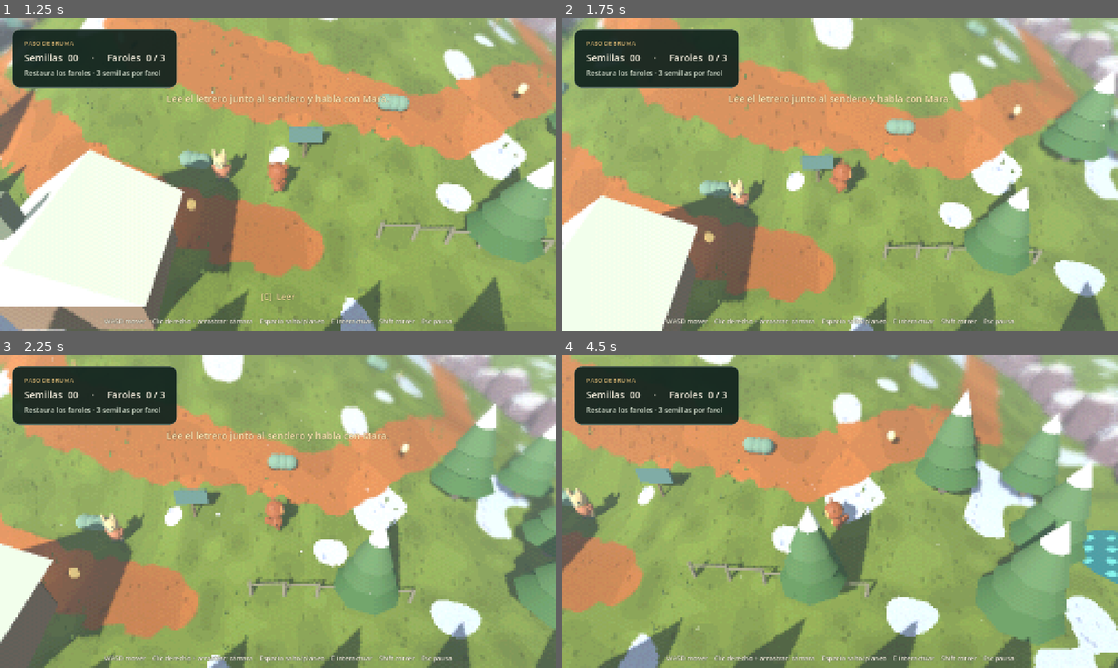
Above: before the commit, frames 1-4 (two rows, left to right).
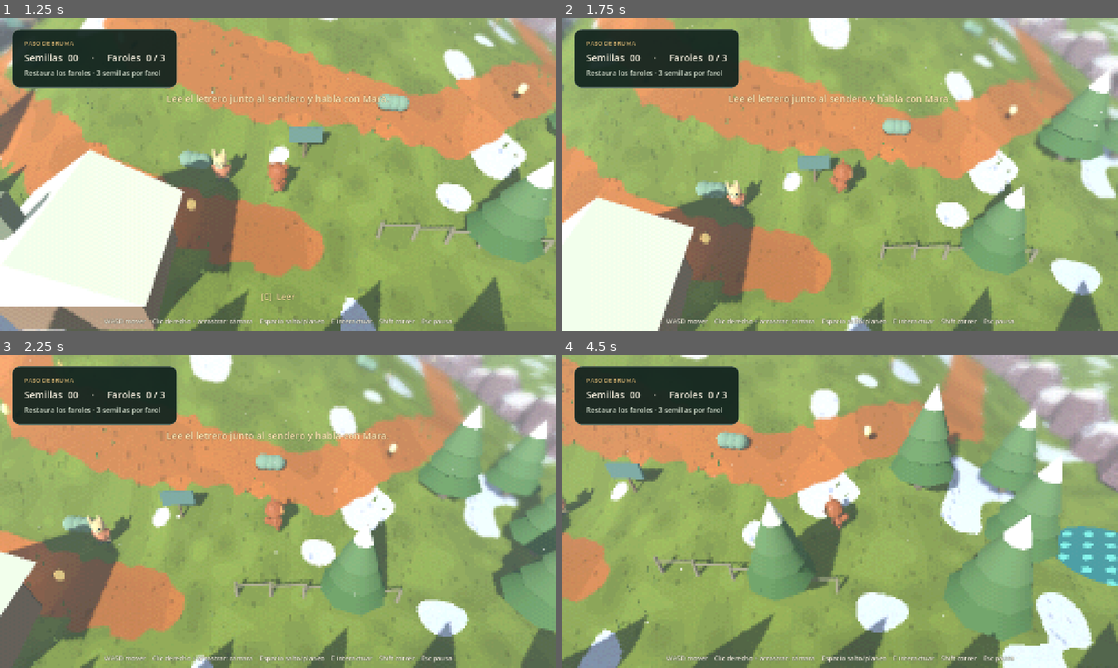
Above: after the commit, the same moments.

Repository: igonzarec/nuez
Game: Godot game, scene res://main.tscn
Two runs of this game, one before a commit and one after it. Both use one fixed random seed, a clock stepped at 60 frames per second and the inputs below.
Inputs (mouse positions are in pixels of both pictures, inside the frame that each line leads up to):
- Up to frame 1 (1.25 s): click "Nueva expedición" at 0.5 s
- Up to frame 2 (1.75 s): tap Enter (ui_accept) at 1.25 s; move the mouse to (962, 158) at 1.27 s; hold D (move_right) from 1.28 s (still down); hold Shift (sprint) from 1.28 s (still down); click (962, 158) at 1.42 s; tap Space (jump) at 1.52 s
- Up to frame 3 (2.25 s): release D (move_right) at 2 s; release Shift (sprint) at 2 s; drag from (166, 527) to (250, 574) at 2.02 s
- Up to frame 4 (4.5 s): move the mouse to (895, 442) at 2.77 s; hold D (move_right) 2.78-3.5 s; hold Shift (sprint) 2.78-3.5 s; drag from (812, 574) to (673, 464) at 3.52 s; move the mouse to (1006, 558) at 4.27 s; hold A (move_left) from 4.28 s (still down); hold E (interact) from 4.28 s (still down)

Frame 1 is identical in both runs. In frame 2, 9.6% of the frame differs, in the area x 0-100%, y 0-100%; in frame 3, 25%; in frame 4, 44%.

Commit message:
Save squirrel assets and project updates

Diff:
--- a/project/scenes/player.tscn
+++ b/project/scenes/player.tscn
@@ -5,6 +5,7 @@
 
 [node name="SquirrelExplorer" type="CharacterBody3D" unique_id=205916994]
 script = ExtResource("1")
+sprint_speed = 9.0
 walk_member_animation_speed = 2.35
 run_member_animation_speed = 2.87
 jump_velocity = 9.129
Not shown, added: ideas.txt
Not shown, added: nuez1 - backup1.blend
Not shown, added: nuez1 - backup2.blend
Not shown, added: nuez1.blend
Not shown, changed: nuez_base.blend
Not shown, added: nuez_candidato_tripo_rig.blend
Not shown, changed: nuez_candidato_tripo_rig_v2.blend
Not shown, changed: nuez_modular_final.blend
Not shown, added: nuez_modular_pulido_v1.blend
Not shown, added: nuez_modular_pulido_v1_preview.png
Not shown, changed: project/README.md
Not shown, added: tools/build_playertest2_rig.py
(and 4 more such lines)
